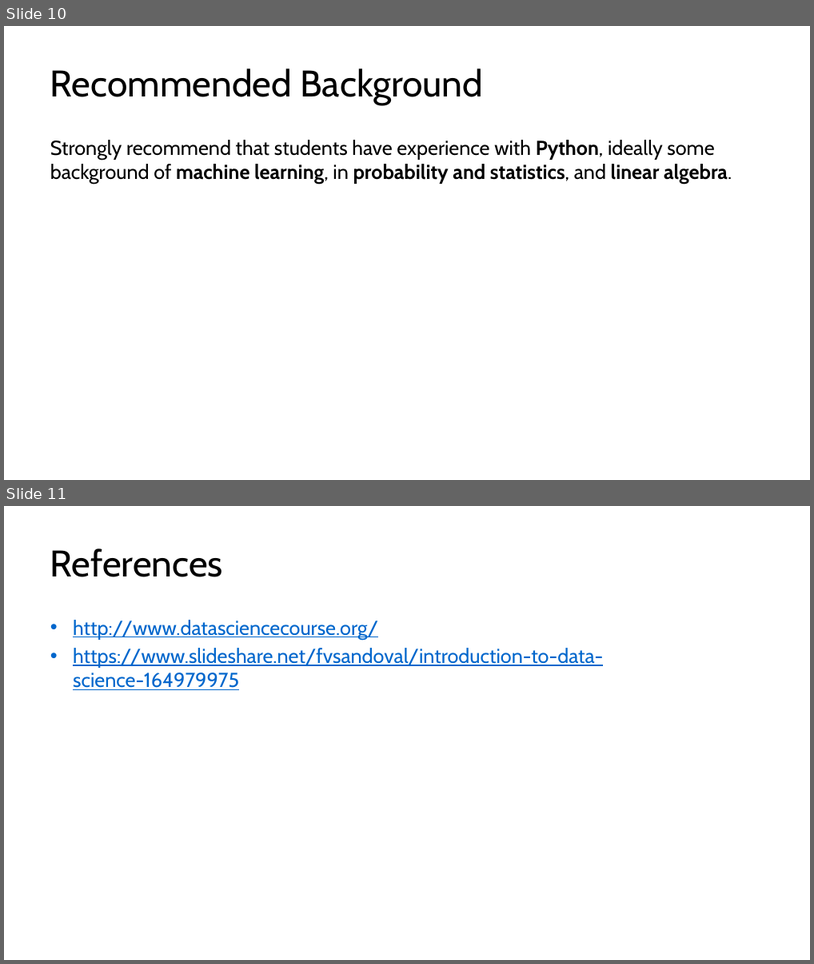
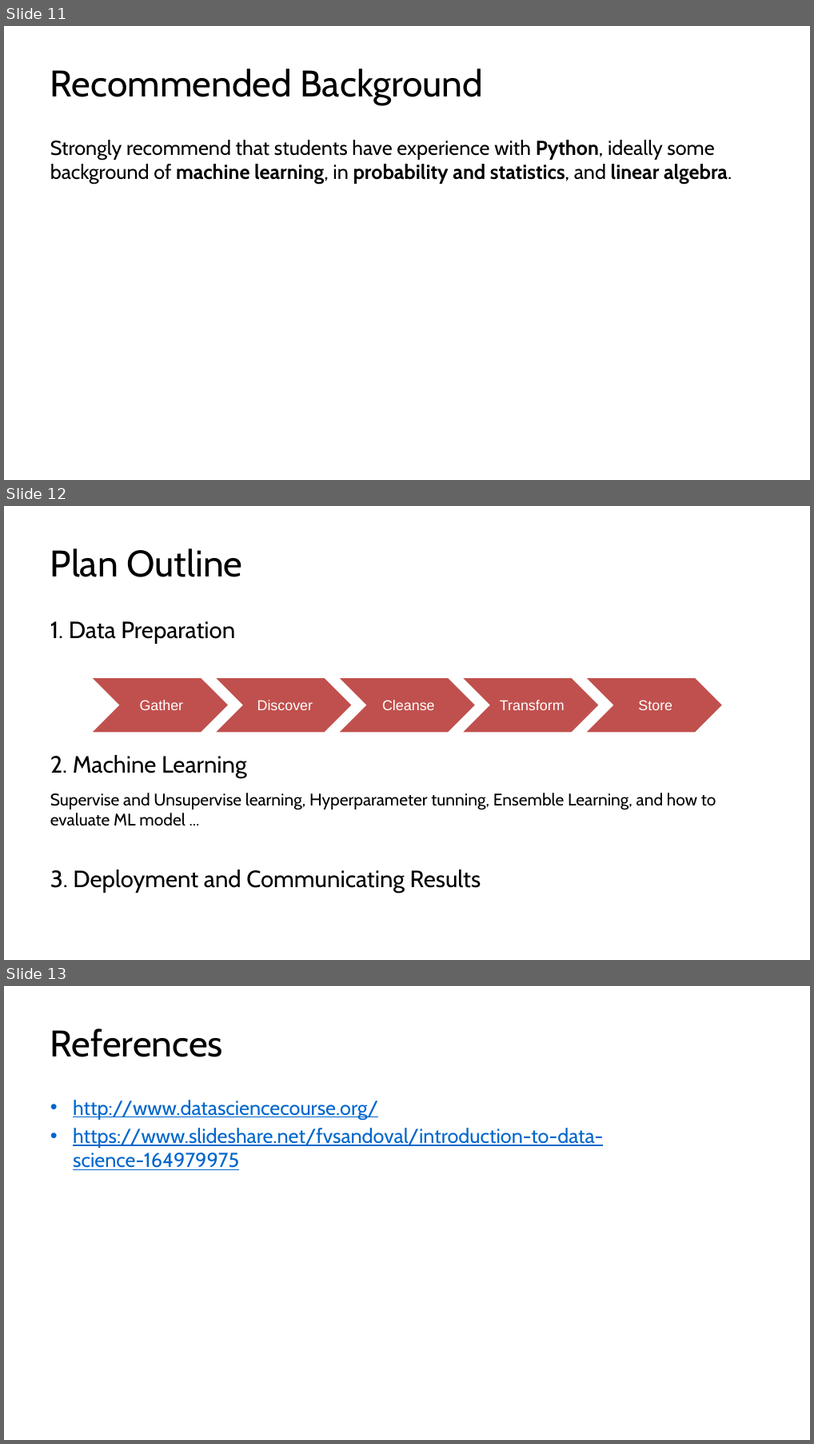
Before and after one commit to kershrita/Data-Science-Roadmap, a slide deck: slides/Session 01 - Introduction to Data Science.pptx. Shown one above the other, each under a label of ours: slides 10 and 11 before the commit, slides 11, 12 and 13 after it. The pictures are 814x964 and 814x1444 pixels, drawn with LibreOffice and Linux fonts; fonts in the diff are those of the drawing. Boxes give left, top, right and bottom in pixels: in the first picture for what was removed or moved away, otherwise in the second. Text is boxed around its words. In the diff, an @@ line names an element or a change of style, - is before the commit and + after.

Commit message:
add plan outline

```diff
--- a/slides/Session 01 - Introduction to Data Science.pptx
+++ b/slides/Session 01 - Introduction to Data Science.pptx
@@ slide 12 added at bbox=[4, 506, 810, 960], background #FFFFFF @@
@@ title added at bbox=[50, 548, 242, 577], 44 pt, text #000000 @@
+Plan Outline
@@ text added at bbox=[50, 621, 235, 644], 28 pt, text #000000 @@
+1. Data Preparation
@@ group added at bbox=[91, 677, 723, 732]: 5 chevrons, 5 texts @@
+Gather
+Discover
+Cleanse
+Transform
+Store
@@ text added at bbox=[50, 755, 247, 778], 28 pt, text #000000 @@
+2. Machine Learning
@@ text added at bbox=[50, 792, 717, 826], 20 pt, text #000000 @@
+Supervise and Unsupervise learning, Hyperparameter tunning, Ensemble Learning, and how to evaluate ML model ...
@@ text added at bbox=[50, 869, 482, 892], 28 pt, text #000000 @@
+3. Deployment and Communicating Results
@@ what was slide 10 is now slide 11 @@
@@ what was slide 11 is now slide 13 @@
```
Also in this commit, not shown: 2 slides changed, 1 other slide added.
